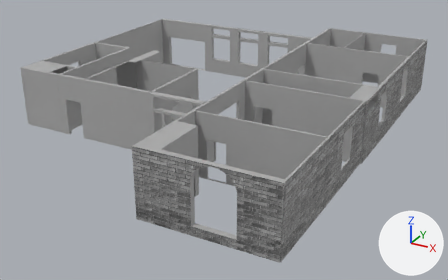
A saved change to the Blender file Game 2/Assets/Blender Imports/FirstFloorWalls(Rooms Separated).blend.
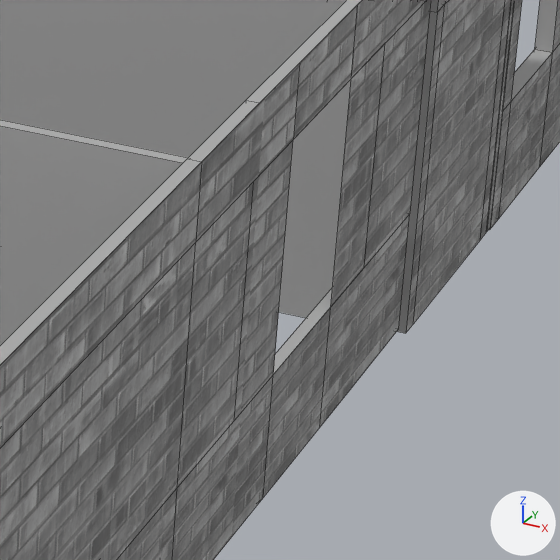
There are two pictures of each version: one whole from a 50 mm lens placed at (45.2, -60.7, 25.2), pointed at (15.3, -6.4, -1.9), one close up on the part from 67% to 86% of the width and 40% to 71% of the height. The axes (+X, +Y, +Z) are drawn at lower right. The lights are the same throughout. The last two pictures show the newer version. The close-ups show mesh edges as thin lines.

Objects in the first close-up: 'Guest Bathroom', 'Guest Bedroom', 'Library', 'Master Bedroom', 'Outside Walls East (Shadows)'.
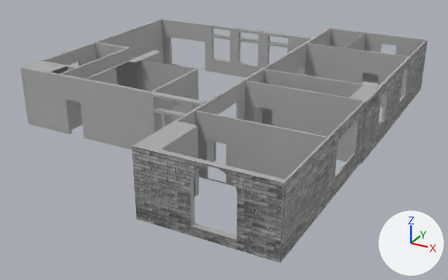
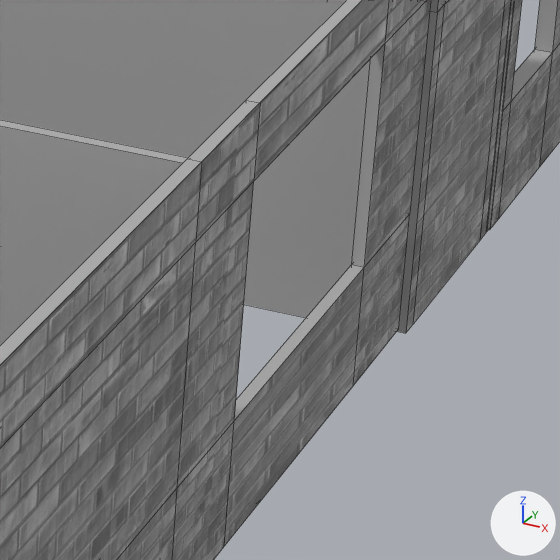
What the commit changed:
me_plane_015 has 102 vertices, 48 faces and spans x 2.5..14.9, y -2.9..3.4, z -21.8..20.6.
me_plane_015 is used by ob_outside_walls_east__shadows; location (16.4, -6.52, 2.87); rotation (1.571, 0.0, 0.0), in degrees (90, 0, 0).
Before the commit, vertices of me_plane_015: 20 (14.8, 3.4, 8.3) at pixel (299, 62), 21 (14.8, -2.8, 5.9) at pixel (319, 427), 26 (14.8, -1.0, 5.9) at pixel (330, 307), 27 (14.8, 2.3, 5.9) at pixel (351, 78), 28 (14.8, 3.4, 5.9) at pixel (357, 4).
Before the commit, vertices of me_plane_015: 29 (14.8, -2.8, 8.3) at pixel (263, 497), 30 (14.8, -1.0, 8.3) at pixel (273, 374), 31 (14.8, 2.3, 8.3) at pixel (293, 139).
Part 1, on me_plane_015:
Vertices 21, 26, 27, 28 of me_plane_015 move by (0.0, 0.0, -1.5).
Vertices 20, 29, 30, 31 of me_plane_015 move by (0.0, 0.0, 1.5).

Location of each change, (x1, y1, x2, y2) in pixels of the close-ups (560 x 560 px; the box of a moved part takes in the faces that stretch with it):
part 1 of me_plane_015, moved or reshaped
    both: (172, 0, 431, 560)
